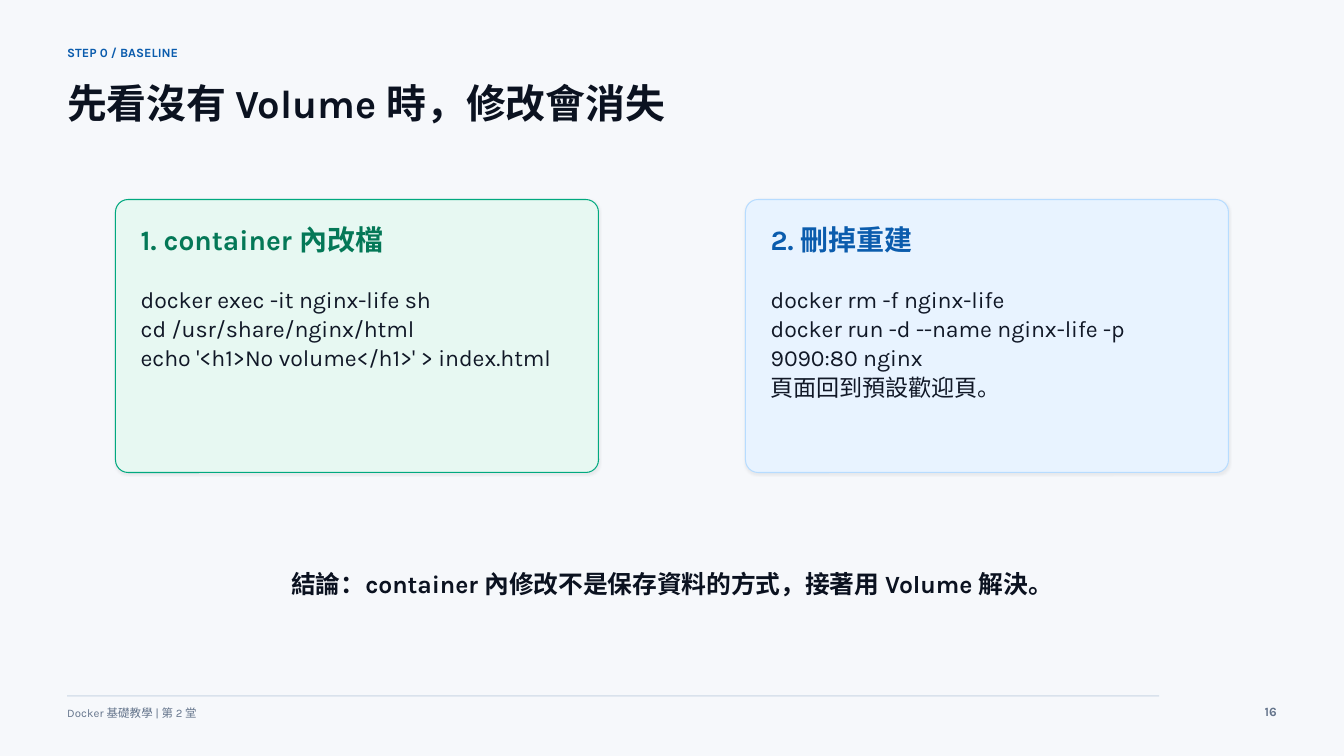
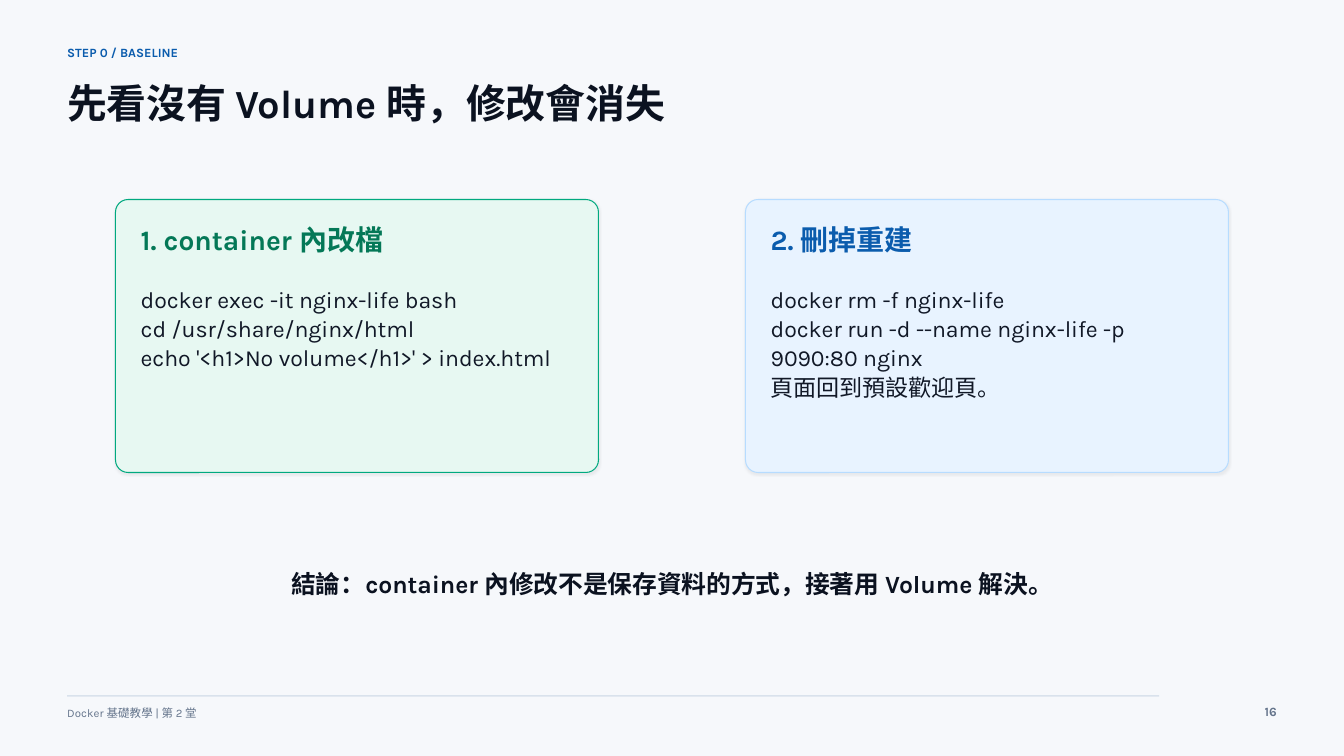
Before and after one commit to lalalalaluk/docker-practice, a slide deck: slide 9 of slides/docker-session2-flask-volume.pptx (slide 17 before the commit). Drawn at 1344x756 pixels with LibreOffice and Linux fonts; fonts in the diff are those of the drawing. Boxes give left, top, right and bottom in pixels: in the first picture for what was removed or moved away, otherwise in the second. Text is boxed around its words. In the diff, an @@ line names an element or a change of style, - is before the commit and + after.

Commit message:
Update Docker session slides

```diff
--- a/slides/docker-session2-flask-volume.pptx
+++ b/slides/docker-session2-flask-volume.pptx
@@ text at box(141, 292, 457, 313): text changed @@
-docker exec -it nginx-life sh
+docker exec -it nginx-life bash
```
Also in this commit, not shown: 15 other slides changed, 14 slides removed, 2 other files.
